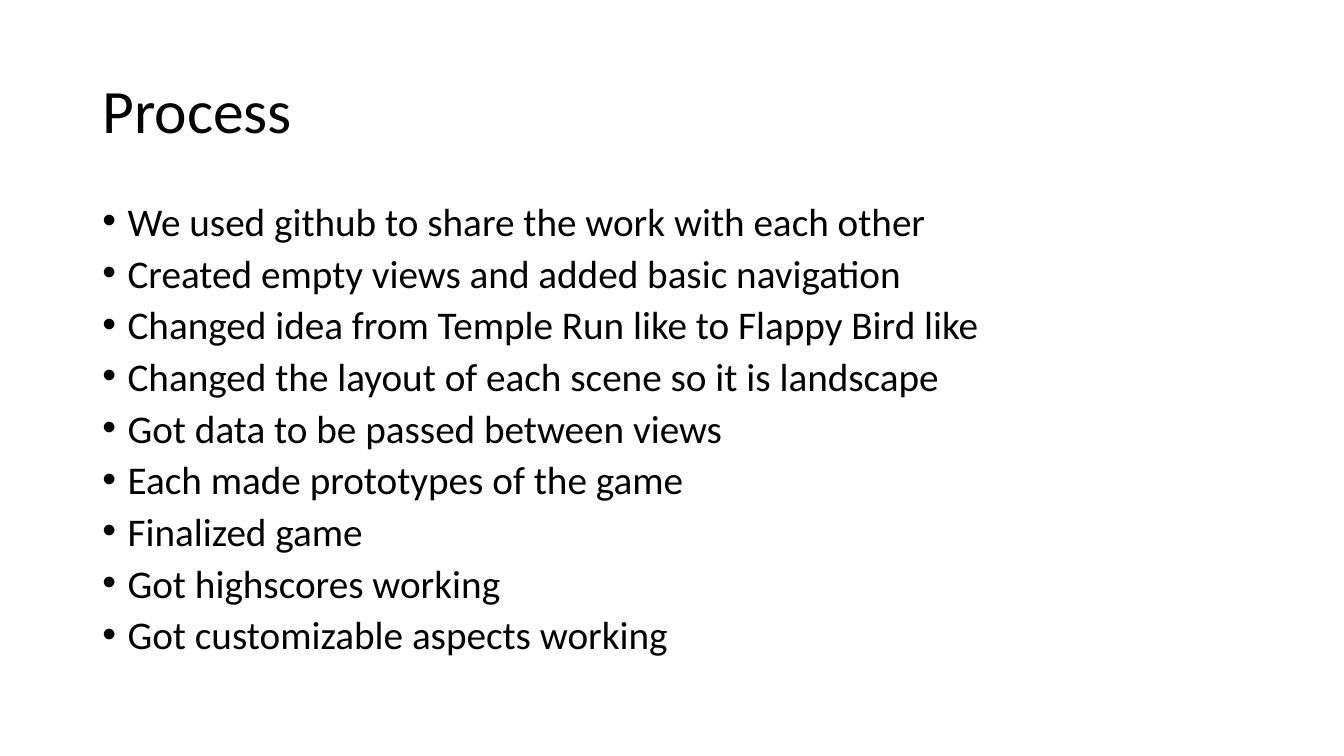
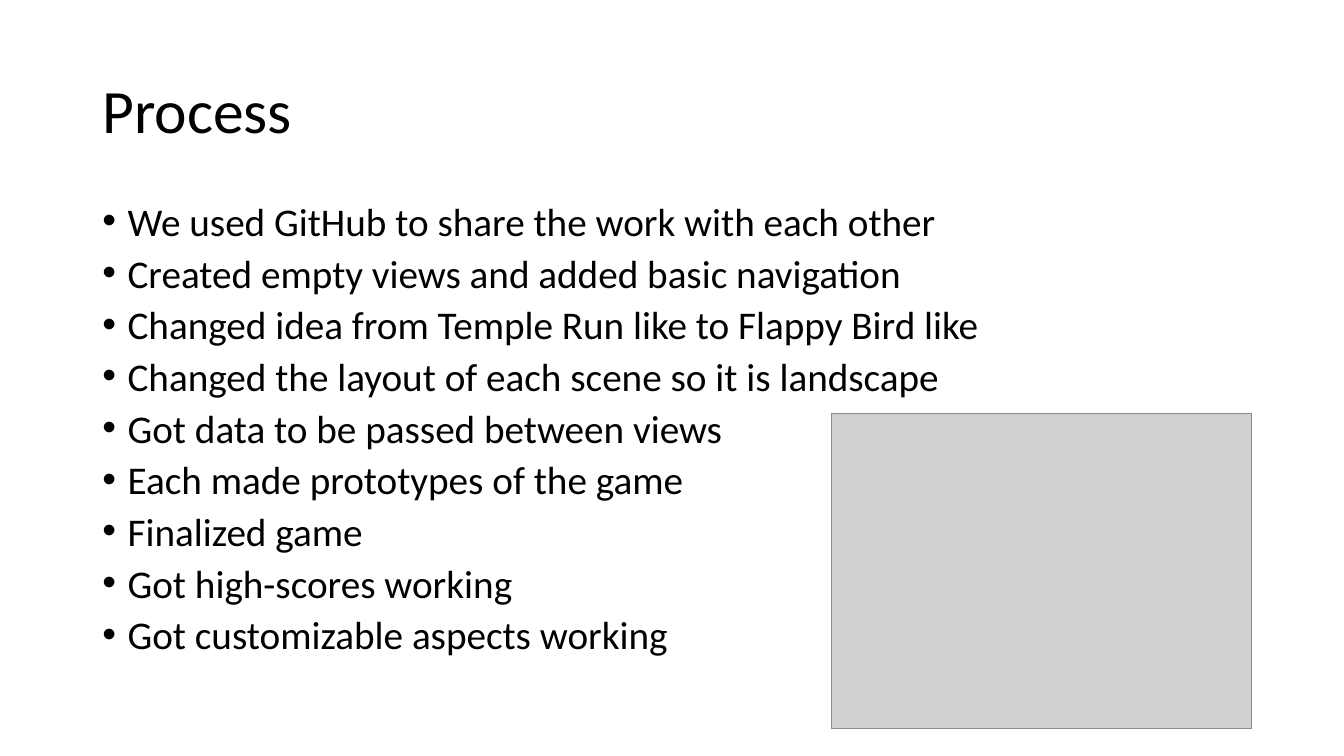
Before and after one commit to uts-ios-dev/project3-group-16, a slide deck: slide 8 of PresentationSlides.pptx. Drawn at 1344x756 pixels with LibreOffice and Linux fonts; fonts in the diff are those of the drawing; grey boxes stand for pictures. Boxes give left, top, right and bottom in pixels: in the first picture for what was removed or moved away, otherwise in the second. Text is boxed around its words. In the diff, an @@ line names an element or a change of style, - is before the commit and + after.

```diff
--- a/PresentationSlides.pptx
+++ b/PresentationSlides.pptx
@@ text at (128, 208, 935, 237): text changed @@
-• We used github to share the work with each other
+• We used GitHub to share the work with each other
@@ picture added at (832, 413, 1252, 728) @@
@@ text at (128, 570, 512, 605): text changed @@
-• Got highscores working
+• Got high-scores working
```
Also in this commit, not shown: 7 other slides changed, 2 slides added, 1 slide removed.
